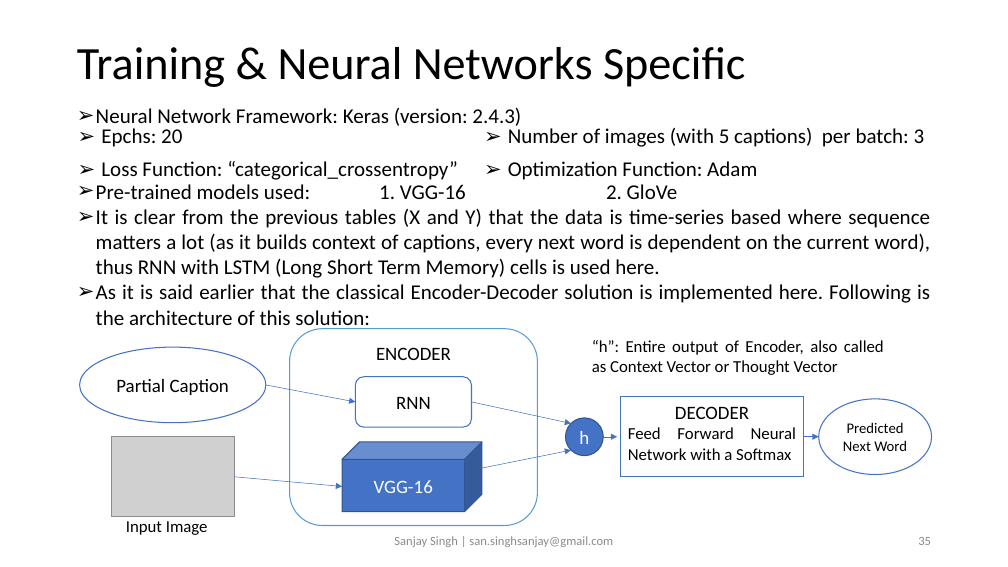
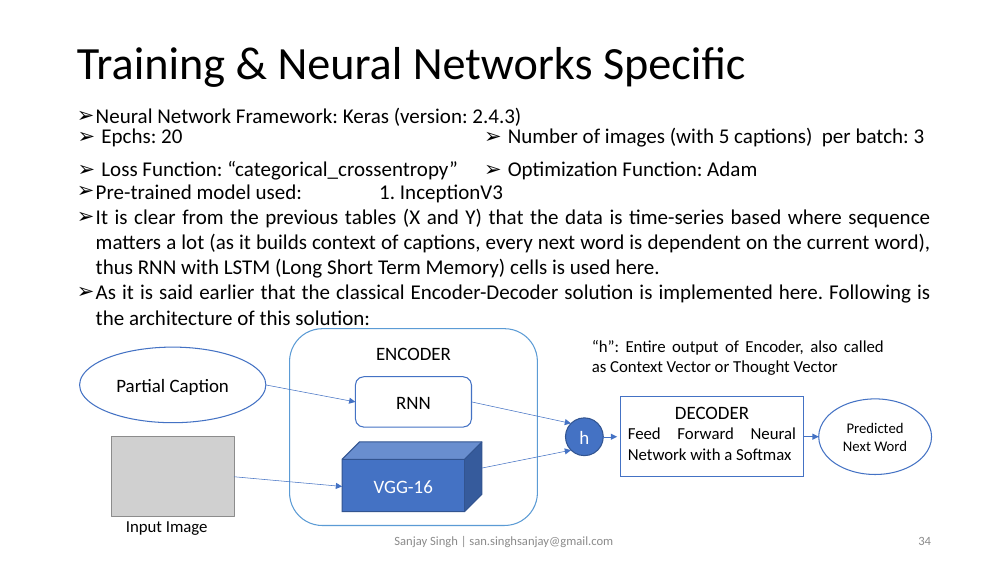
Before and after one commit to sansinghsanjay/Flickr8k_ImageCaptioning_AttentionMechanism, a slide deck: slide 34 of readme.pptx (slide 35 before the commit). Drawn at 1008x567 pixels with LibreOffice and Linux fonts; fonts in the diff are those of the drawing; grey boxes stand for pictures. Boxes give left, top, right and bottom in pixels: in the first picture for what was removed or moved away, otherwise in the second. Text is boxed around its words. In the diff, an @@ line names an element or a change of style, - is before the commit and + after.

```diff
--- a/readme.pptx
+++ b/readme.pptx
@@ text at box(96, 184, 503, 203): text changed @@
-➢ Pre-trained models used: 1. VGG-16 2. GloVe
+➢ Pre-trained model used: 1. InceptionV3
@@ page number at box(918, 537, 931, 545): text changed @@
-35
+34
```
Also in this commit, not shown: 7 other slides changed, 1 slide added, 1 slide removed, 7 other files.
